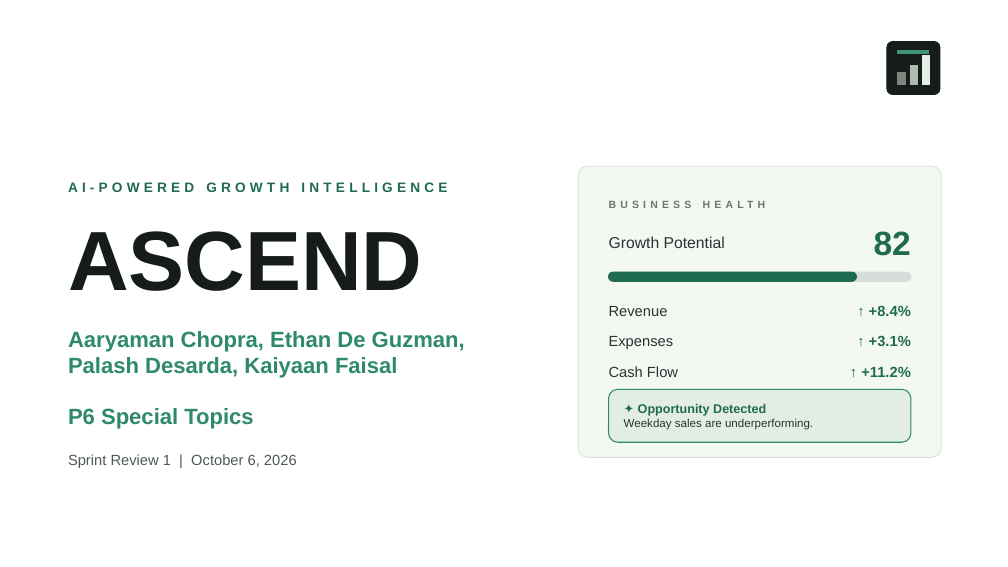
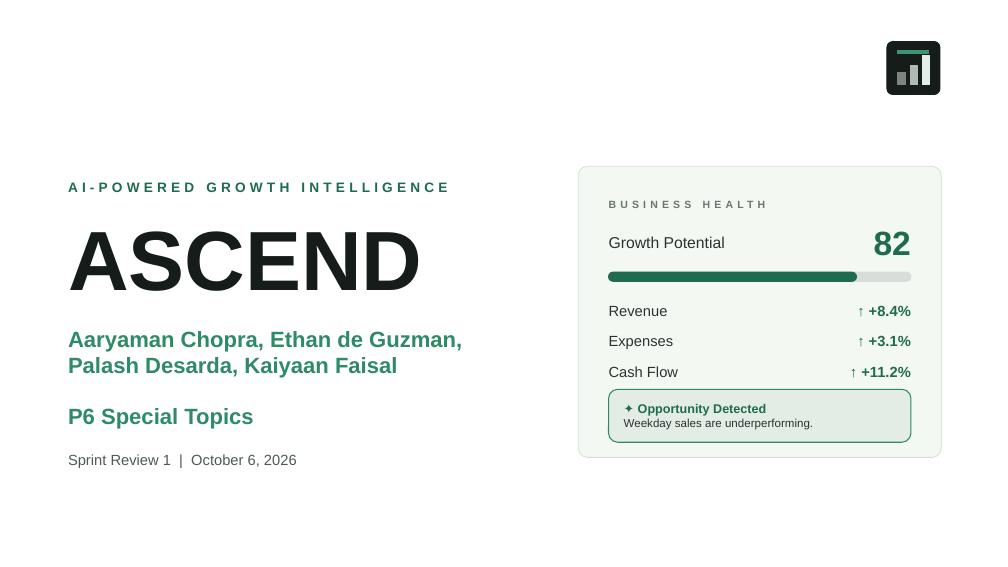
Before and after one commit to EDGDevelopment/Ascend, a slide deck: slide 1 of docs/Ascend_Sprint_Review_1.pptx. Drawn at 1008x567 pixels with LibreOffice and Linux fonts; fonts in the diff are those of the drawing. Boxes give left, top, right and bottom in pixels: in the first picture for what was removed or moved away, otherwise in the second. Text is boxed around its words. In the diff, an @@ line names an element or a change of style, - is before the commit and + after.

```diff
--- a/docs/Ascend_Sprint_Review_1.pptx
+++ b/docs/Ascend_Sprint_Review_1.pptx
@@ text at <box>68,331,462,352</box>: text changed @@
-Aaryaman Chopra, Ethan De Guzman,
+Aaryaman Chopra, Ethan de Guzman,
```
Also in this commit, not shown: 3 other slides changed.
